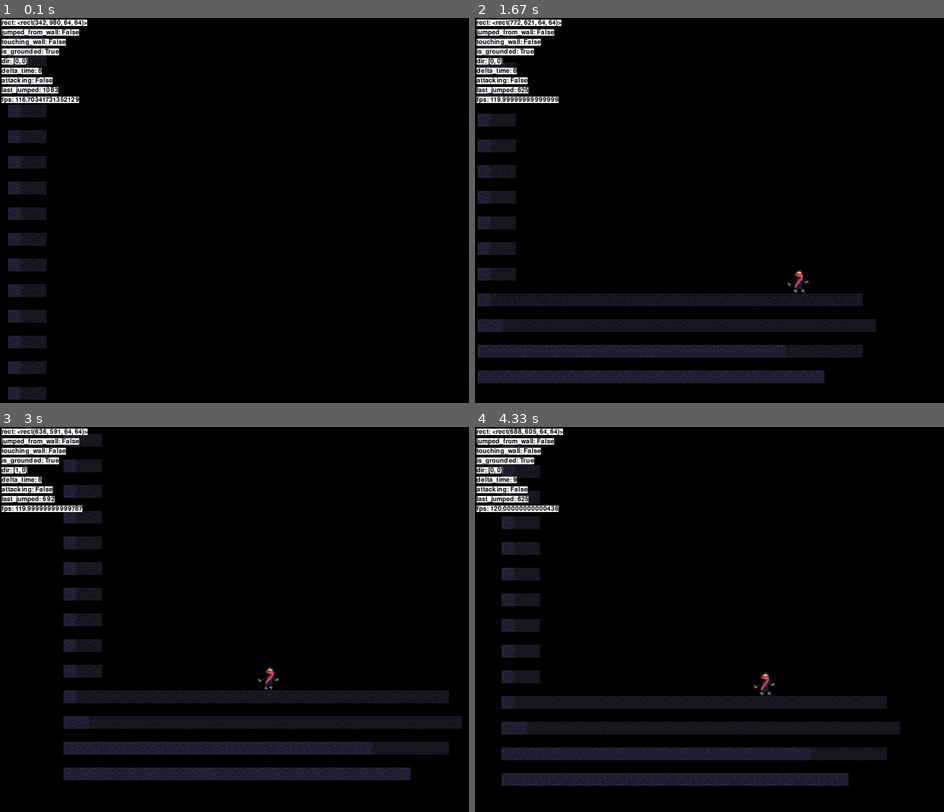
Above: before the commit, frames 1-4 (two rows, left to right).
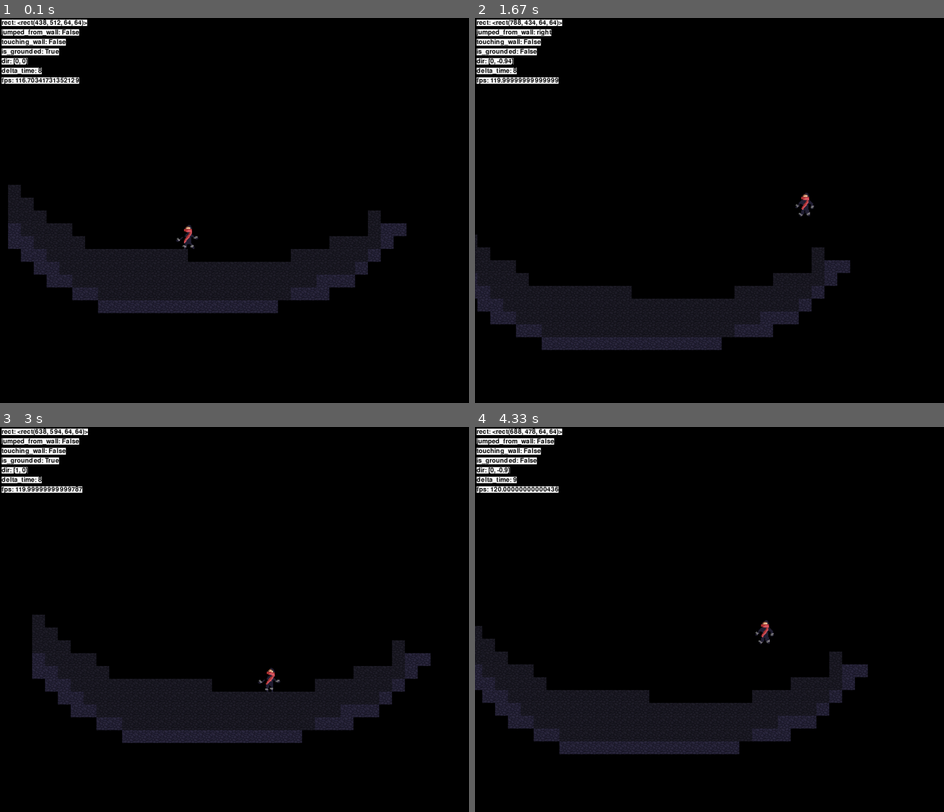
Above: after the commit, the same moments.

Repository: zyxwars/ninja
Game: pygame game, started from main.py
Two runs of this game, one before a commit and one after it. Both use one fixed random seed, a clock stepped at 60 frames per second and the inputs below.
Inputs:
- Up to frame 1 (0.1 s): no input
- Up to frame 2 (1.67 s): tap Space at 0.33, 0.73, 1.03, 1.23, 1.53 s; hold D 0.67-1.13 s; hold D 1.17-1.63 s
- Up to frame 3 (3 s): hold A 1.67-2.2 s; tap Space at 1.73, 2.03, 2.3, 2.6, 2.73 s; hold A 2.23-2.63 s; hold D from 2.67 s (still down)
- Up to frame 4 (4.33 s): tap Space at 3.03, 3.4, 3.7, 3.9, 4.2 s; release D at 3.3 s; hold A 3.33-3.8 s; hold D 3.83-4.3 s

The runs differ from the first frame. In frame 1, 15% of the frame differs, in the area x 0-87%, y 0-100%; in frame 2, 15%; in frame 3, 17%, in the area x 0-99%, y 0-92%; in frame 4, 16%.

Commit message:
Tweak animation

Diff:
--- a/entities/animated_humanoid.py
+++ b/entities/animated_humanoid.py
@@ -4,6 +4,7 @@
 from .base_humanoid import BaseHumanoid
 import game
 import config
+from utils import debug
 
 
 class AnimatedHumanoid(BaseHumanoid):
@@ -18,8 +19,8 @@
         self.push_animation = animations['push']
         self.wall_slide_animation = animations['wall_slide']
 
-        self.ANIMATION_SPEED = config.ANIMATION_SPEED
-        self.ATTACK_SPEED = config.ATTACK_SPEED
+        self.animation_speed = config.ANIMATION_SPEED
+        self.attack_speed = config.ATTACK_SPEED
 
         # Attack speed is directly tied to the attack animation speed
         self.is_attacking = False
@@ -29,14 +30,12 @@
         self.animation_index = 0
 
     def animate(self):
-        self.animation_speed = self.ANIMATION_SPEED
-
         last_frame_animation = self.animation
 
         # Attacking
         if self.is_attacking:
             self.animation = self.attack_animation
-            self.animation_speed = self.ATTACK_SPEED
+            self.animation_speed = self.attack_speed
         # Touching wall
         elif self.touching_wall:
             # Running against wall
@@ -54,10 +53,10 @@
         elif self.dir.y < 0:
             self.animation = self.jump_animation
         # Falling
-        elif self.dir.y >= 0.5 and not self.is_grounded:
+        elif (self.animation in [self.jump_animation, self.fall_animation] and self.dir.y > 0.5) or self.dir.y > 1:
             self.animation = self.fall_animation
         # Idle
-        else:
+        elif self.dir == pg.math.Vector2(0, 0):
             self.animation = self.idle_animation
 
         # Restart animation  when animation state changes
--- a/entities/player/player.py
+++ b/entities/player/player.py
@@ -42,9 +42,6 @@
         debug.debug('touching_wall', self.touching_wall)
         debug.debug('is_grounded', self.is_grounded)
         debug.debug('dir', self.dir)
-        debug.debug('delta_time', game.delta_time)
-        debug.debug('attacking', self.is_attacking)
-        debug.debug('last_jumped', self.last_jumped)
 
     def update(self, tiles):
         self.debug()
--- a/level/level.csv
+++ b/level/level.csv
@@ -1,41 +1,23 @@
-2,1,1,1,1,1,1,1,1,1,1,1,1,1,1,1,1,1
-
-2,1,1
-
-2,1,1
-
-2,1,1
-
-2,1,1
-
-2,1,1
-
-2,1,1
-
-2,1,1
-
-2,1,1
-
-2,1,1
-
-2,1,1
-
-2,1,1
-
-2,1,1
-
-2,1,1
-
-2,1,1
-
-2,1,1
-
-2,1,1,0,0,0,0,0,0,0,-1
-
-2,1,1,1,1,1,1,1,1,1,1,1,1,1,1,1,1,1,1,1,1,1,1,1,1,1,1,1,1,1
-
-2,2,1,1,1,1,1,1,1,1,1,1,1,1,1,1,1,1,1,1,1,1,1,1,1,1,1,1,1,1,1
-
-2,2,2,2,2,2,2,2,2,2,2,2,2,2,2,2,2,2,2,2,2,2,2,2,1,1,1,1,1,1
-
-2,2,2,2,2,2,2,2,2,2,2,2,2,2,2,2,2,2,2,2,2,2,2,2,2,2,2
+0
+0
+0
+0
+0
+0
+0
+0
+0
+0
+0
+0
+0
+1
+1,1
+1,1,1,0,0,0,0,0,0,0,0,0,0,0,0,0,0,0,0,0,0,0,0,0,0,0,0,0,1
+2,1,1,1,1,0,0,0,0,0,0,0,0,0,0,0,0,0,0,0,0,0,0,0,0,0,0,0,1,2,2
+2,2,1,1,1,1,0,0,0,0,0,0,0,-1,0,0,0,0,0,0,0,0,0,0,0,1,1,1,1,2
+0,2,2,1,1,1,1,1,1,1,1,1,1,1,0,0,0,0,0,0,0,0,1,1,1,1,1,1,2
+0,0,2,2,1,1,1,1,1,1,1,1,1,1,1,1,1,1,1,1,1,1,1,1,1,1,1,2
+0,0,0,2,2,1,1,1,1,1,1,1,1,1,1,1,1,1,1,1,1,1,1,1,2,2,2
+0,0,0,0,0,2,2,1,1,1,1,1,1,1,1,1,1,1,1,1,1,1,2,2,2
+0,0,0,0,0,0,0,2,2,2,2,2,2,2,2,2,2,2,2,2,2
--- a/level/level.py
+++ b/level/level.py
@@ -18,13 +18,15 @@
 
         self.shift = pg.math.Vector2(0, 0)
 
-        self.start_sound = pg.mixer.Sound(
+        self.wind_sound = pg.mixer.Sound(
             utils.get_path(__file__, 'assets/wind1.wav'))
 
         self.setup()
 
     def setup(self):
-        self.start_sound.play(maxtime=3000, fade_ms=1000)
+        # TODO: set length to infinite
+        self.wind_sound.set_volume(0.5)
+        self.wind_sound.play(9999999)
 
         with open('./level/level.csv') as f:
             reader = csv.reader(f, delimiter=',')
Not shown, changed: TODO.md
